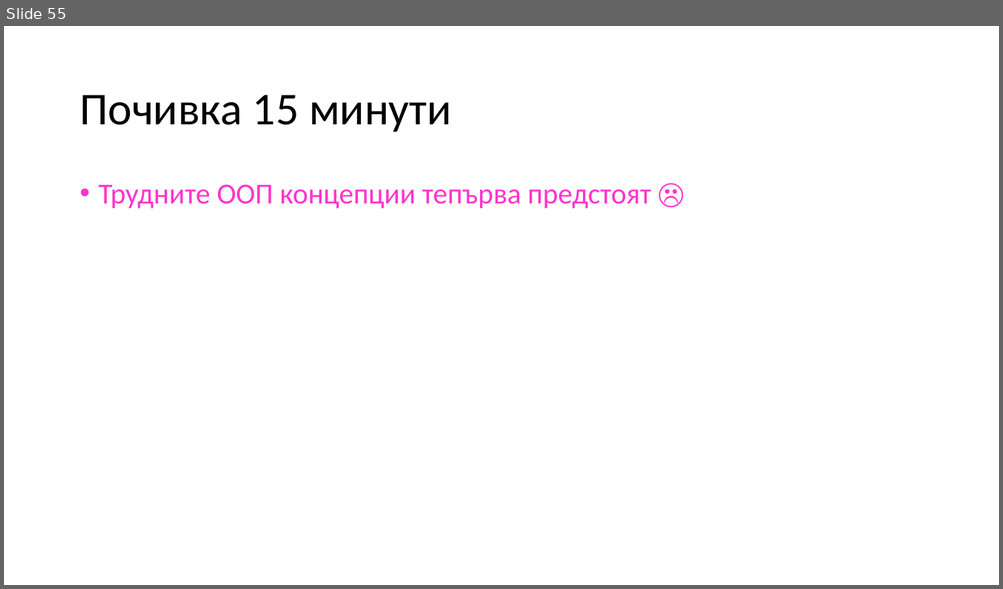
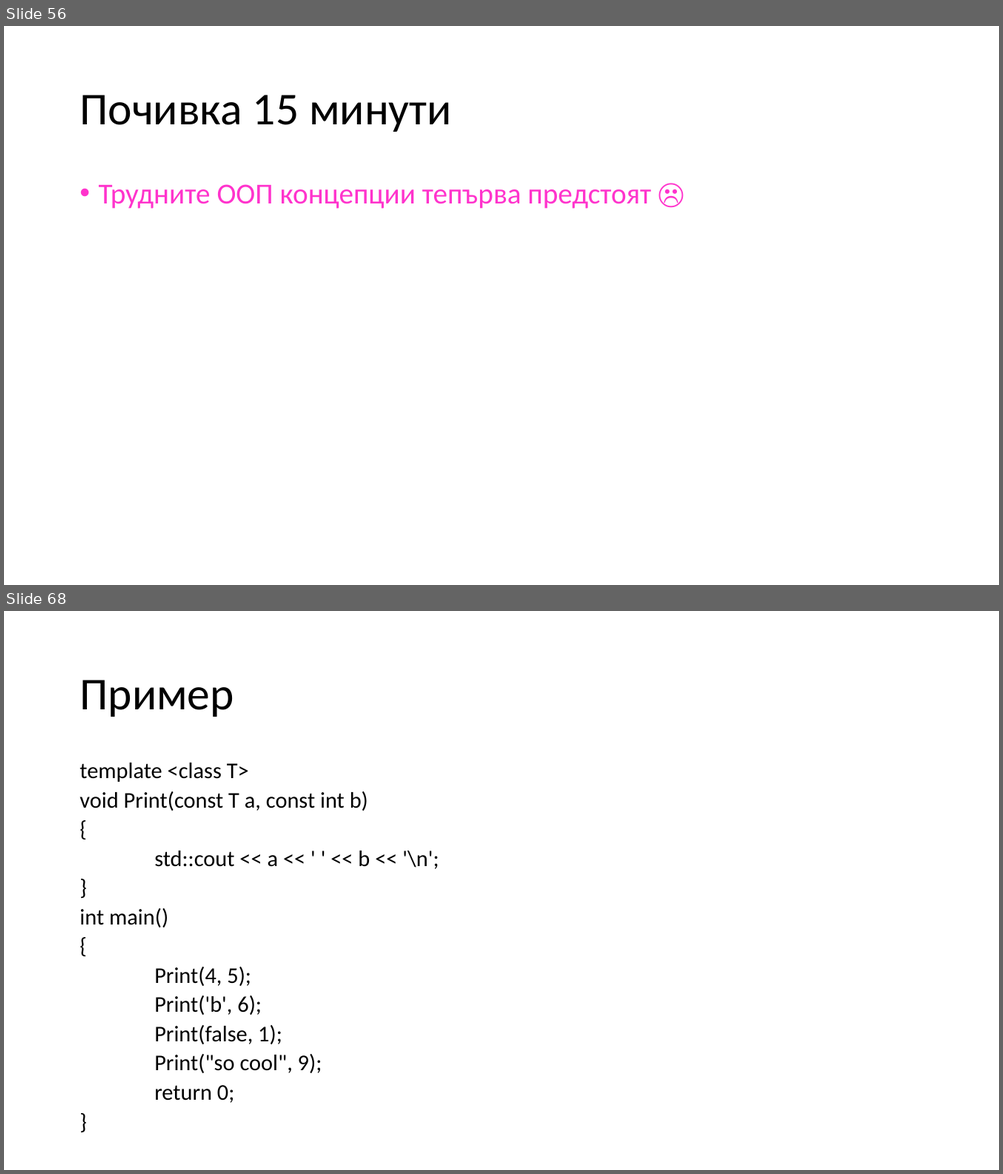
Before and after one commit to Mapmo/Uni-CPP, a slide deck: Object-Oriented Programming/Consultation 2/Consultation2.pptx. Shown one above the other, each under a label of ours: slide 55 before the commit, slides 56 and 68 after it; the slides between them are not shown. The pictures are 1003x589 and 1003x1174 pixels, drawn with LibreOffice and Linux fonts; fonts in the diff are those of the drawing. Boxes give left, top, right and bottom in pixels: in the first picture for what was removed or moved away, otherwise in the second. Text is boxed around its words. In the diff, an @@ line names an element or a change of style, - is before the commit and + after.

```diff
--- a/Object-Oriented Programming/Consultation 2/Consultation2.pptx
+++ b/Object-Oriented Programming/Consultation 2/Consultation2.pptx
@@ slide 68 added at bbox=[4, 611, 999, 1170], background #FFFFFF @@
@@ title added at bbox=[79, 680, 233, 717], 44 pt, text #000000 @@
+Пример
@@ text added at bbox=[79, 763, 438, 1103], 21.7 pt, text #000000 @@
+template <class T>
+void Print(const T a, const int b)
+{
+std::cout << a << ' ' << b << '\n';
+}
+int main()
+{
+Print(4, 5);
+Print('b', 6);
+Print(false, 1);
+Print("so cool", 9);
+return 0;
+}
@@ what was slide 55 is now slide 56 @@
```
Also in this commit, not shown: 1 slide changed, 46 other slides added.
